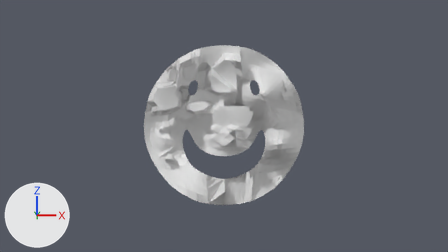
What one commit did to the Blender file Blend/Smiley.blend.
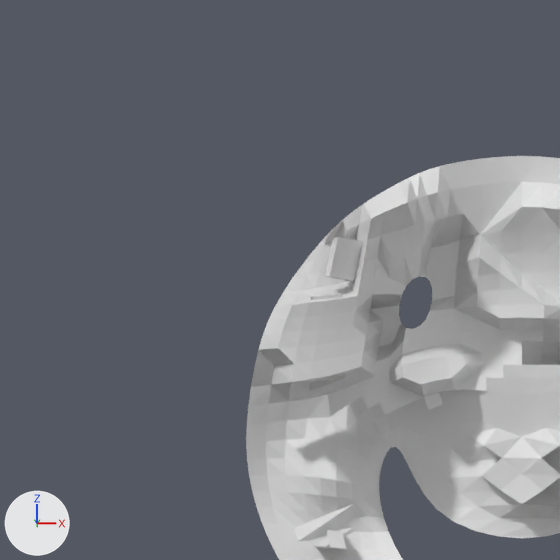
Each version is shown from the file's camera 'Camera', then close up on the part from 16% to 52% of the width and 0% to 65% of the height. Arrows for +X, +Y and +Z are at lower left; the lights stay in place. The last two pictures show the newer version.

Names of what the first close-up shows: 'BrokeOff1.001', 'BrokeOff2.001', 'MAINSm.001'.
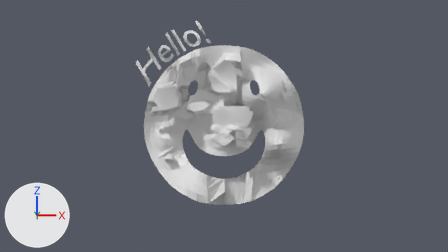
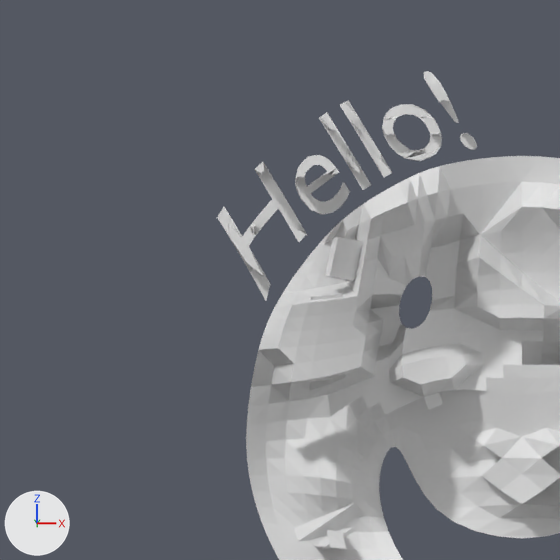
Changed parts and their boxes [x1, y1, x2, y2] in the close-ups (560 x 560 px):
'BrokeOff1.001', reshaped: before [251, 156, 560, 417]; after [217, 71, 560, 417]
part 1 of me_cube_006, added: after [382, 104, 442, 161]
part 2 of me_cube_006, added: after [217, 162, 307, 300]
part 3 of me_cube_006, added: after [295, 155, 350, 214]
part 4 of me_cube_006, added: after [424, 71, 459, 123]
part 5 of me_cube_006, added: after [319, 112, 371, 190]
part 6 of me_cube_006, added: after [340, 100, 392, 177]
part 7 of me_cube_006, added: after [460, 133, 477, 150]

The change, as a list of edits to the scene's bpy script:
```text
Change me_cube_006:
    used by ob_brokeoff1_001; location = (0.0, 0.0, 0.0)
    remove me_cube_006.from_pydata(...)  # 528 vertices, 623 faces; spans x -1.29..0.31, y -0.72..0.2, z 0.08..1.32
    add me_cube_006.from_pydata(...)  # 1020 vertices, 1427 faces, 1 loose edge; spans x -1.44..0.31, y -0.72..0.82, z 0.08..1.72
    me_cube_006 part 1: a new loose piece of 125 vertices spanning x -0.66..-0.38, y 0.08..0.82, z 1.29..1.56
    me_cube_006 part 2: a new loose piece of 108 vertices spanning x -1.44..-1.02, y 0.08..0.81, z 0.63..1.29
    me_cube_006 part 3: a new loose piece of 106 vertices spanning x -1.08..-0.82, y 0.08..0.81, z 1.04..1.32
    me_cube_006 part 4: a new loose piece of 53 vertices spanning x -0.46..-0.3, y -0.04..0.82, z 1.47..1.72
    me_cube_006 part 5: a new loose piece of 43 vertices spanning x -0.96..-0.71, y 0.08..0.82, z 1.15..1.53
    me_cube_006 part 6: a new loose piece of 36 vertices spanning x -0.86..-0.61, y 0.08..0.82, z 1.21..1.58
    me_cube_006 part 7: a new loose piece of 21 vertices spanning x -0.29..-0.21, y 0.2..0.82, z 1.35..1.43
```
